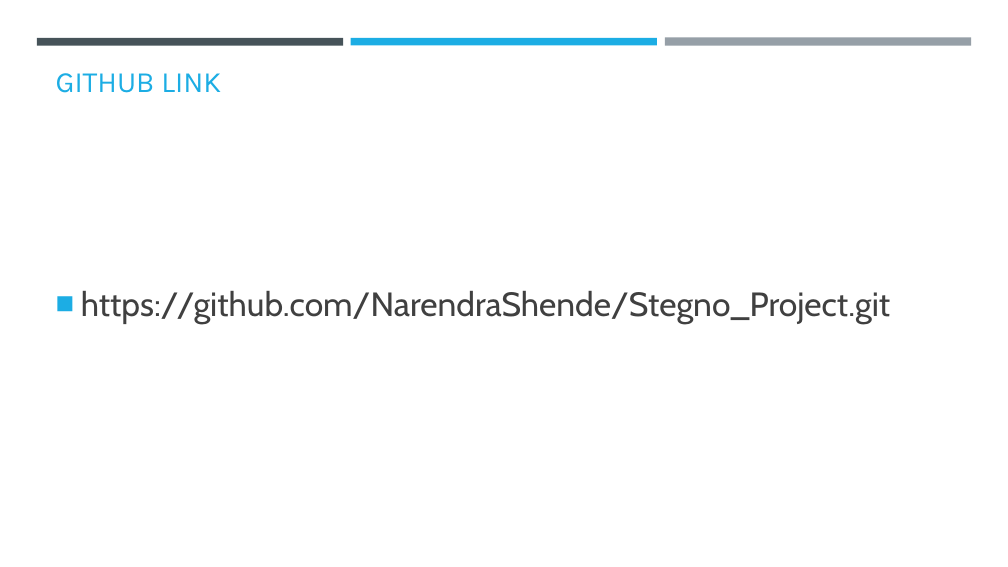
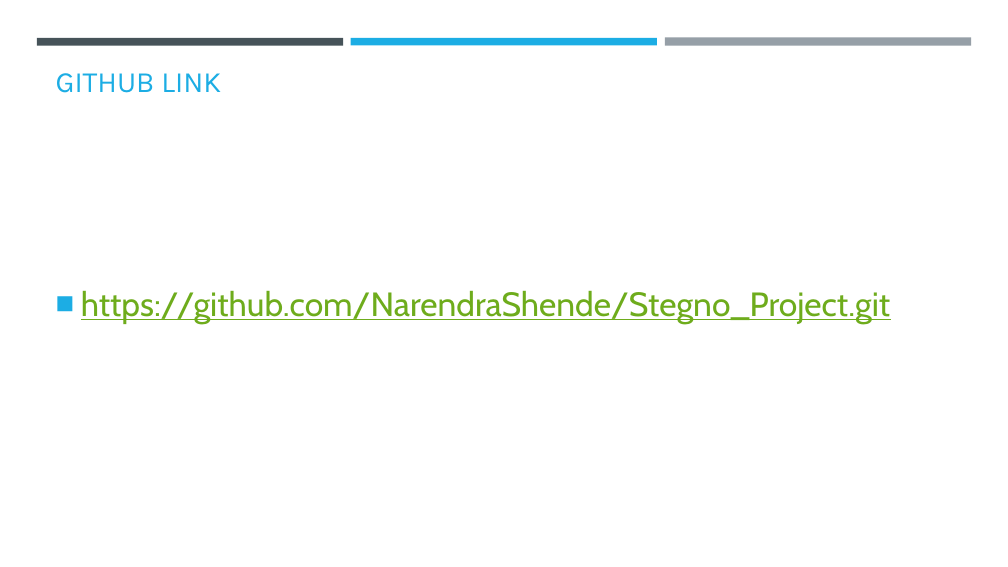
Before and after one commit to NarendraShende/Stegno_Project, a slide deck: slide 11 of Narendrta_Project_AICTE_PPT.pptx. Drawn at 1008x567 pixels with LibreOffice and Linux fonts; fonts in the diff are those of the drawing; background and template pictures are left out. Boxes give left, top, right and bottom in pixels: in the first picture for what was removed or moved away, otherwise in the second. Text is boxed around its words. In the diff, an @@ line names an element or a change of style, - is before the commit and + after.

Commit message:
Add files via upload
change done

```diff
--- a/Narendrta_Project_AICTE_PPT.pptx
+++ b/Narendrta_Project_AICTE_PPT.pptx
@@ text "https://github.com/NarendraShende/Stegno_Project.git" at (81, 290, 890, 324): text colour #404040 to #6EAC1C, underline on @@
```
